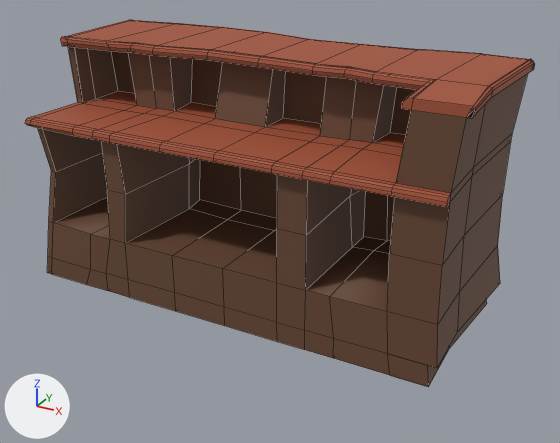
Two versions of the FBX model Assets/ImportAssets/Counter.fbx, one commit apart.
One viewpoint serves both versions: a 50 mm lens placed at (2.08, -3.58, 2.24), pointed at (0.1, 0.02, 0.44). The axes (+X, +Y, +Z) are drawn at lower left. The lights are the same throughout. Mesh edges are drawn as thin lines. Where no turn or scale is listed for an object, it has been applied to the vertices. Vertices at the same position are counted once.

The first picture shows 'Counter'.
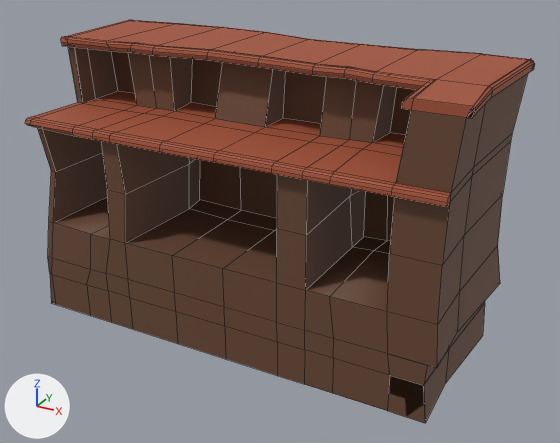
Edits to the scene script, one JSON object a line:
```json
{"block": "me_cube_002", "where": "# used by ob_counter; location = (0.0, 0.0, 0.0)"}
{"op": "remove", "block": "me_cube_002", "code": "me_cube_002.from_pydata(...)  # 506 vertices, 464 faces; spans x -1.32..1.3, y -0.55..0.61, z 0.0..1.4"}
{"op": "add", "block": "me_cube_002", "code": "me_cube_002.from_pydata(...)  # 536 vertices, 490 faces; spans x -1.32..1.3, y -0.55..0.61, z -0.22..1.4"}
{"block": "me_cube_002", "change": "me_cube_002 part 1"}
{"block": "me_cube_002", "change": "7 vertices are removed from x -1.32..1.23, y -0.5..0.43, z 0.0"}
{"block": "me_cube_002", "change": "11 faces are deleted"}
{"block": "me_cube_002", "change": "1 vertex moves from x 1.23, y 0.43, z 0.0 to x 1.22, y 0.43, z 0.0"}
{"block": "me_cube_002", "change": "17 vertices are added at x -1.32..1.23, y -0.5..0.43, z -0.22..0.0"}
{"block": "me_cube_002", "change": "20 new vertices lie (0.0, 0.0, -0.22) away from vertices in x -1.28..1.19, y -0.5..0.43, z 0.0"}
{"block": "me_cube_002", "change": "37 new faces join them"}
```

Boxes (x1, y1, x2, y2) around the edits, measured in the pictures (560 x 443 px):
```json
{"object": "Counter", "change": "reshaped", "before": [25, 20, 535, 387], "after": [25, 20, 535, 423], "on screen": "10% taller"}
{"part": 1, "of": "me_cube_002", "change": "built on", "before": [47, 257, 486, 387], "after": [48, 257, 485, 423]}
```
